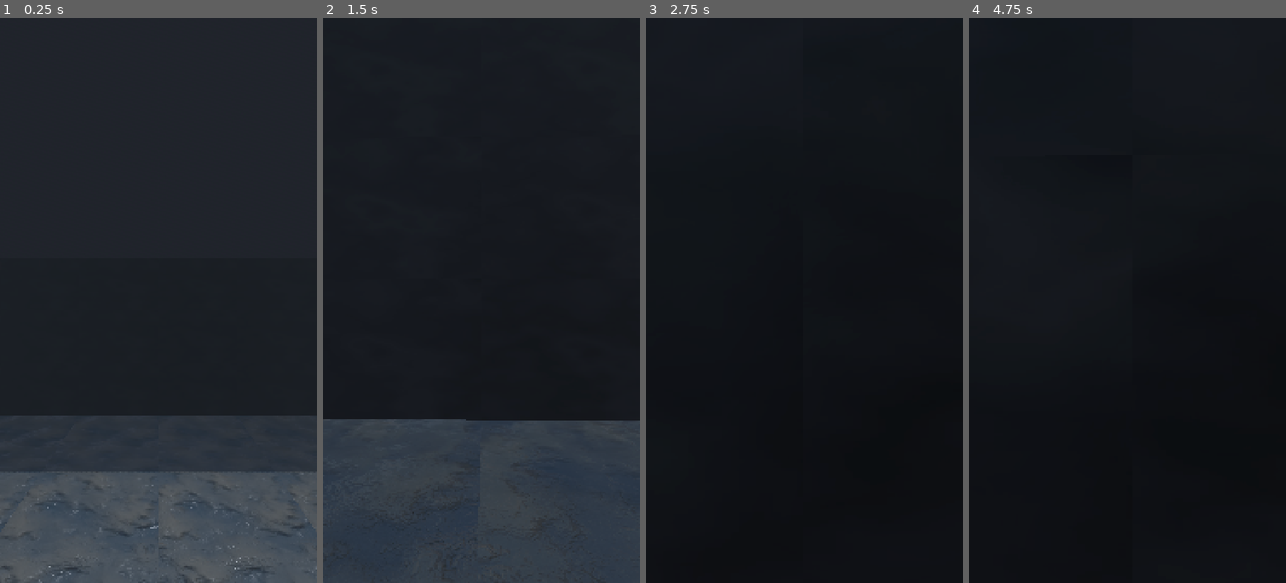
Above: before the commit, frames 1-4 (left to right).
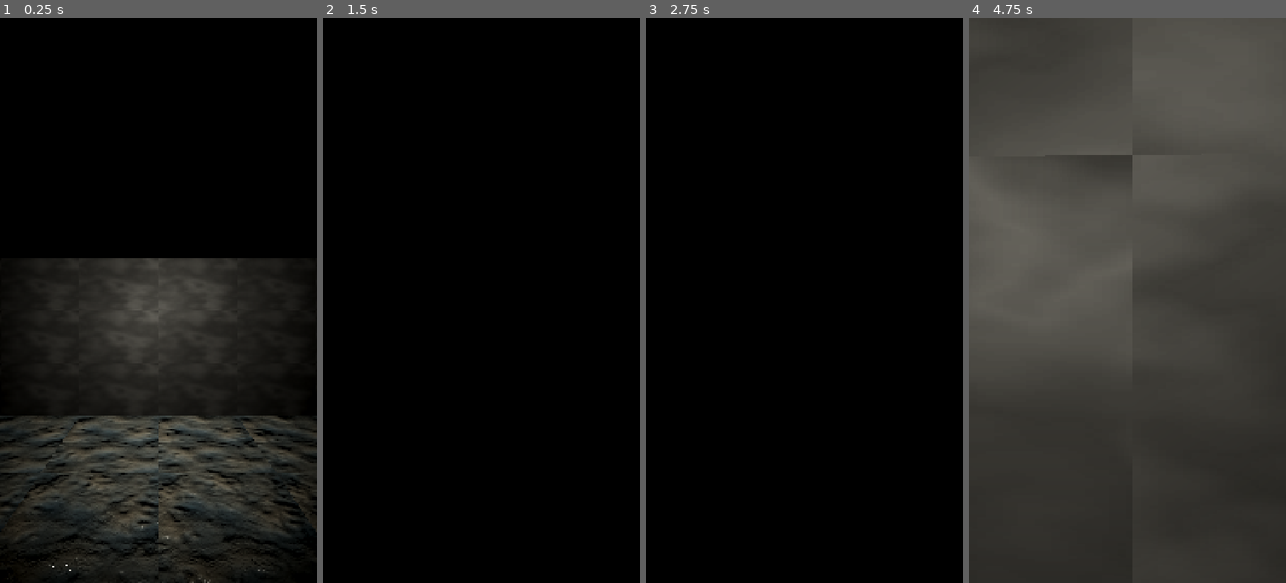
Above: after the commit, the same moments.

Repository: VoidCast00/TeamSchoolProject
Game: Godot game, scene res://Entities/World/Game.tscn
The game is run twice, just before and just after one commit, with the same random seed, the same clock (stepped at 60 frames per second) and the same inputs.
Inputs (mouse positions are in pixels of both pictures, inside the frame that each line leads up to):
- Up to frame 1 (0.25 s): no input
- Up to frame 2 (1.5 s): move the mouse to (497, 300) at 0.52 s; hold W (up) from 0.53 s (still down); tap E (light, bound only after the commit) at 0.6 s; move the mouse to (465, 300) at 1.27 s; tap Shift (run) at 1.35 s
- Up to frame 3 (2.75 s): keep holding W (up); tap E (light, bound only after the commit) at 1.55, 2.3 s; move the mouse to (810, 289) at 2.02 s; hold Space (space) from 2.03 s (still down)
- Up to frame 4 (4.75 s): keep holding W (up); tap Enter at 2.75, 4.25 s; move the mouse to (1124, 311) at 2.77 s; release Space (space) at 2.78 s; tap E (light, bound only after the commit) at 2.85, 3.6, 4.55 s; tap Space (space) at 3.5 s; move the mouse to (1152, 306) at 3.52 s; move the mouse to (1102, 294) at 4.27 s; tap Shift (run) at 4.35 s

The runs differ from the first frame. In frame 1, 76% of the frame differs, in the area x 0-100%, y 0-100%; in frame 2, 100%; in frame 3, 35%; in frame 4, 100%.

Commit message:
added horror atmosphere

Diff:
--- /dev/null
+++ b/Entities/Player/camera.gd
@@ -0,0 +1,10 @@
+extends SpotLight3D
+
+@export var spot_light_3d: SpotLight3D
+
+func _process(delta: float) -> void:
+	if Input.is_action_just_pressed("light"):
+		if spot_light_3d.visible == true:
+			spot_light_3d.visible = false
+		else:
+			spot_light_3d.visible = true
--- a/Entities/Player/player.gd
+++ b/Entities/Player/player.gd
@@ -38,6 +38,7 @@
 		rotate_y(-(mouse_motion.x * sens))
 		neck.rotate_x(-(mouse_motion.y * sens))
 		neck.rotation.x = clamp(neck.rotation.x, deg_to_rad(-90), deg_to_rad(90))
+
 
 
 func _physics_process(delta: float) -> void:
--- a/Entities/Player/player.tscn
+++ b/Entities/Player/player.tscn
@@ -1,6 +1,7 @@
 [gd_scene format=3 uid="uid://bmf78bkynhn7t"]
 
 [ext_resource type="Script" uid="uid://cosvolw7c1dwf" path="res://Entities/Player/player.gd" id="1_mv1ah"]
+[ext_resource type="Script" uid="uid://orr8o44e88xw" path="res://Entities/Player/camera.gd" id="2_3uyv8"]
 
 [sub_resource type="CapsuleShape3D" id="CapsuleShape3D_3aygq"]
 
@@ -21,3 +22,19 @@
 
 [node name="Camera3D" type="Camera3D" parent="Neck" unique_id=1543475913]
 fov = 100.0
+
+[node name="Flashlight" type="Node3D" parent="Neck/Camera3D" unique_id=1290756780]
+
+[node name="SpotLight3D" type="SpotLight3D" parent="Neck/Camera3D/Flashlight" unique_id=768963645 node_paths=PackedStringArray("spot_light_3d")]
+light_color = Color(0.922576, 0.9082313, 0.8642909, 1)
+light_energy = 4.0
+light_indirect_energy = 16.0
+light_volumetric_fog_energy = 0.1
+distance_fade_enabled = true
+distance_fade_begin = 10.0
+spot_range = 20.0
+spot_attenuation = 0.5
+spot_angle = 55.0
+spot_angle_attenuation = 4.0
+script = ExtResource("2_3uyv8")
+spot_light_3d = NodePath(".")
--- a/Entities/World/Game.tscn
+++ b/Entities/World/Game.tscn
@@ -1,36 +1,14 @@
 [gd_scene format=3 uid="uid://cluxsx1ap4rmu"]
 
+[ext_resource type="Environment" uid="uid://b6cjf51anpj3t" path="res://enviroment2.tres" id="1_pnp1i"]
 [ext_resource type="Script" uid="uid://hw14pc08mjki" path="res://Entities/World/game_manager.gd" id="2_f5b4j"]
 [ext_resource type="PackedScene" uid="uid://c4qiva2hqxqvh" path="res://Entities/Maze/maze.tscn" id="3_2vbg6"]
 [ext_resource type="PackedScene" uid="uid://bmf78bkynhn7t" path="res://Entities/Player/player.tscn" id="3_pnp1i"]
 
-[sub_resource type="ProceduralSkyMaterial" id="ProceduralSkyMaterial_2vbg6"]
-ground_horizon_color = Color(0.078419976, 0.080932565, 0.085963584, 1)
-
-[sub_resource type="Sky" id="Sky_2vbg6"]
-sky_material = SubResource("ProceduralSkyMaterial_2vbg6")
-process_mode = 2
-
-[sub_resource type="Environment" id="Environment_pnp1i"]
-background_mode = 2
-sky = SubResource("Sky_2vbg6")
-reflected_light_source = 2
-glow_enabled = true
-fog_enabled = true
-fog_light_color = Color(0.13417646, 0.14866495, 0.17351335, 1)
-fog_density = 0.1028
-volumetric_fog_enabled = true
-
 [node name="Game" type="Node3D" unique_id=1074895714]
 
 [node name="WorldEnvironment" type="WorldEnvironment" parent="." unique_id=1477934039]
-environment = SubResource("Environment_pnp1i")
-
-[node name="DirectionalLight3D" type="DirectionalLight3D" parent="." unique_id=963856687]
-transform = Transform3D(-0.8660254, -0.43301278, 0.25, 0, 0.49999997, 0.86602545, -0.50000006, 0.75, -0.43301266, 0, 20.816235, 0)
-light_color = Color(0.3180199, 0.31801975, 0.31801975, 1)
-light_bake_mode = 1
-shadow_enabled = true
+environment = ExtResource("1_pnp1i")
 
 [node name="GameManager" type="Node" parent="." unique_id=500077631]
 script = ExtResource("2_f5b4j")
--- /dev/null
+++ b/enviroment.tres
@@ -0,0 +1,29 @@
+[gd_resource type="Environment" format=3 uid="uid://5e3cm2gpa1kk"]
+
+[sub_resource type="ProceduralSkyMaterial" id="ProceduralSkyMaterial_mscj4"]
+sky_top_color = Color(0.26533476, 0.058443293, 0.01640178, 1)
+
+[sub_resource type="Sky" id="Sky_2vbg6"]
+sky_material = SubResource("ProceduralSkyMaterial_mscj4")
+process_mode = 2
+
+[resource]
+background_mode = 2
+sky = SubResource("Sky_2vbg6")
+reflected_light_source = 2
+glow_enabled = true
+glow_intensity = 8.0
+glow_strength = 2.0
+glow_hdr_threshold = 1.2
+glow_hdr_scale = 2.08
+glow_map_strength = 0.62
+fog_enabled = true
+fog_light_color = Color(0.13417646, 0.14866495, 0.17351335, 1)
+fog_density = 0.0204
+fog_aerial_perspective = 1.0
+fog_height = 274.47
+fog_height_density = -0.3299
+volumetric_fog_enabled = true
+volumetric_fog_density = 0.1943
+volumetric_fog_albedo = Color(0, 0, 0, 1)
+volumetric_fog_length = 147.8
--- /dev/null
+++ b/enviroment2.tres
@@ -0,0 +1,19 @@
+[gd_resource type="Environment" format=3 uid="uid://b6cjf51anpj3t"]
+
+[sub_resource type="ProceduralSkyMaterial" id="ProceduralSkyMaterial_yxb0c"]
+sky_top_color = Color(0, 0, 0, 1)
+sky_horizon_color = Color(0.1296761, 0.022520501, 6.016344e-09, 1)
+ground_bottom_color = Color(0, 0, 0, 1)
+ground_horizon_color = Color(0, 0, 0, 1)
+
+[sub_resource type="Sky" id="Sky_ohxaf"]
+sky_material = SubResource("ProceduralSkyMaterial_yxb0c")
+
+[resource]
+background_mode = 2
+sky = SubResource("Sky_ohxaf")
+tonemap_mode = 3
+volumetric_fog_albedo = Color(0.26422068, 0.2485492, 0.24177971, 1)
+volumetric_fog_emission_energy = 0.1
+adjustment_enabled = true
+adjustment_brightness = 1.5
--- a/project.godot
+++ b/project.godot
@@ -55,6 +55,11 @@
 "events": [Object(InputEventKey,"resource_local_to_scene":false,"resource_name":"","device":-1,"window_id":0,"alt_press …(195 unchanged characters)…
 ]
 }
+light={
+"deadzone": 0.2,
+"events": [Object(InputEventKey,"resource_local_to_scene":false,"resource_name":"","device":-1,"window_id":0,"alt_pressed":false,"shift_pressed":false,"ctrl_pressed":false,"meta_pressed":false,"pressed":false,"keycode":0,"physical_keycode":69,"key_label":0,"unicode":101,"location":0,"echo":false,"script":null)
+]
+}
 
 [layer_names]
 
Not shown, added: Entities/Player/camera.gd.uid
